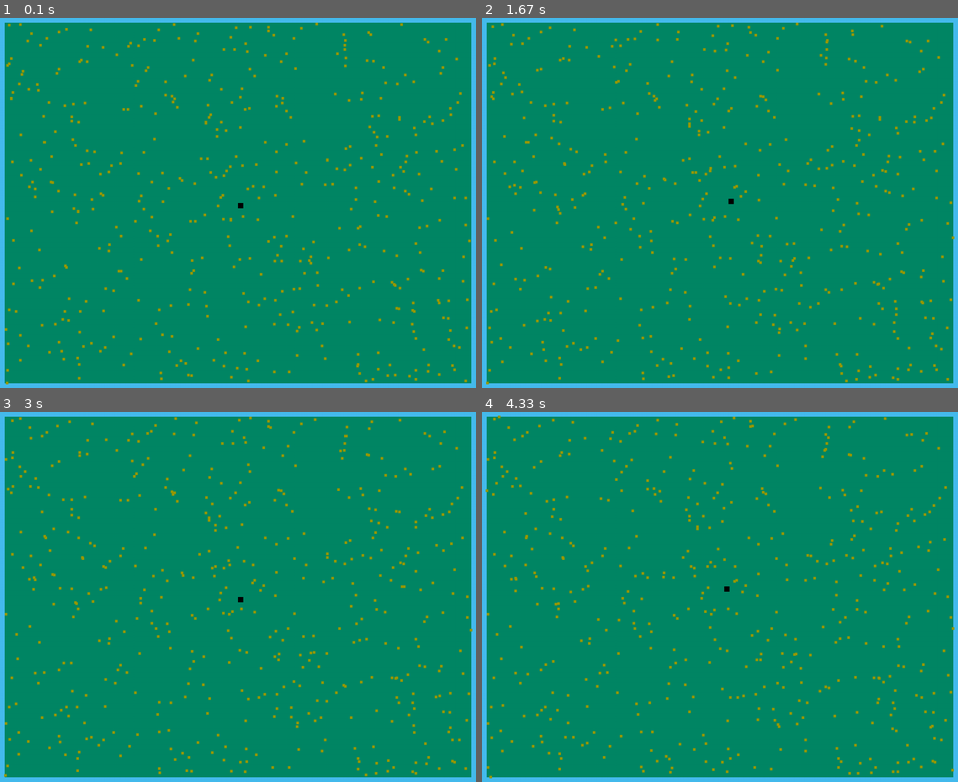
Above: before the commit, frames 1-4 (two rows, left to right).
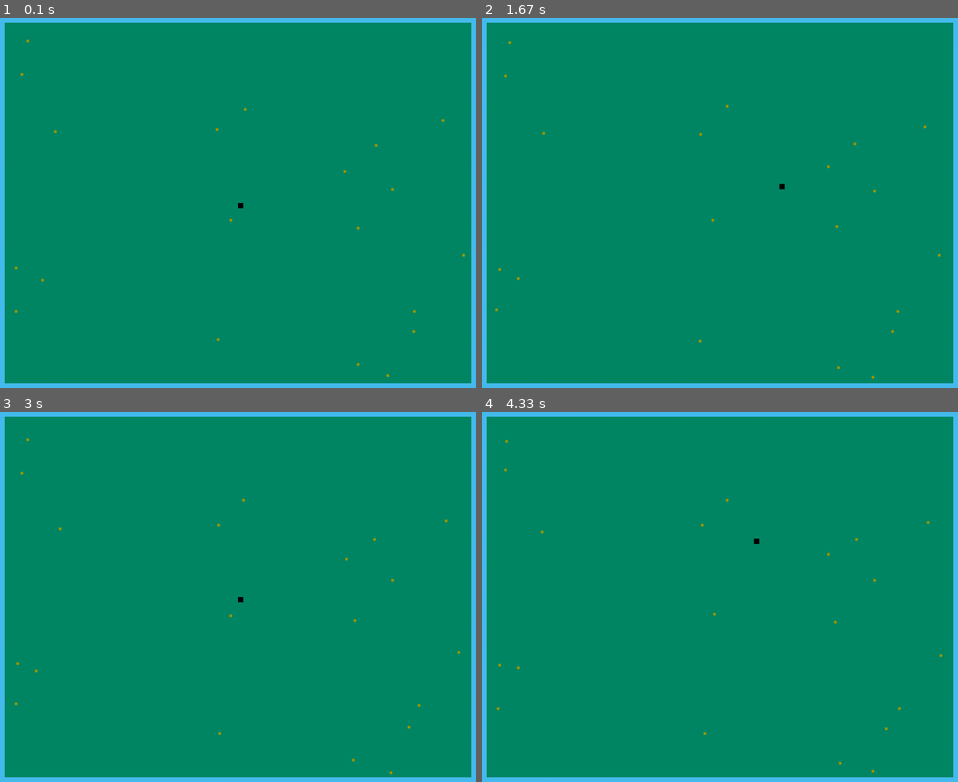
Above: after the commit, the same moments.

Repository: Kristiankaspersen/the-special-pygame
Game: pygame game, started from main.py
The game is run twice, just before and just after one commit, with the same random seed, the same clock (stepped at 60 frames per second) and the same inputs.
Inputs:
- Up to frame 1 (0.1 s): no input
- Up to frame 2 (1.67 s): hold D 0.33-0.8 s; hold W 0.83-1.13 s; hold D 1.17-1.63 s
- Up to frame 3 (3 s): hold A 1.67-2.2 s; hold S 2.23-2.53 s; hold A 2.57-2.97 s
- Up to frame 4 (4.33 s): hold Shift 3-3.37 s; hold W 3-3.37 s; hold W 3.4-3.77 s; hold D from 3.8 s (still down)

The runs differ from the first frame. In frame 1, 2.5% of the frame differs, in the area x 0-99%, y 1-100%; in frame 2, 2.7%; in frame 3, 2.6%; in frame 4, 2.7%, in the area x 0-100%, y 0-100%.

Commit message:
Major player movement improvements

Diff:
--- a/island.py
+++ b/island.py
@@ -3,6 +3,7 @@
 class Island:
     all = []
     def __init__(self, x, y, width, height):
+        self.offset = x
         self.x = x
         self.y = y
         self.width = width
--- a/main.py
+++ b/main.py
@@ -21,35 +21,27 @@
 
 # Useful variables
 middle_spawn = [width/2,height/2]
+island_offset = 60                  #Distance from edge of screen to island
 
 # Spawn Player and Main Island
-player = Player("Geir", 4, 10, middle_spawn[0], middle_spawn[1], 10, 10)
-main_island = Island(60, 60, width - 60*2, height - 60*2 )
+player = Player("Geir", 5, 10, middle_spawn[0], middle_spawn[1], 10, 10)
+main_island = Island(island_offset, island_offset, width - island_offset*2, height - island_offset*2 )
 
 # Spawn Baboons
-for x in range(500):
-    Baboon(random.randint(main_island.x, main_island.width+60-5), random.randint(main_island.y, main_island.height+60-5), 3, 100, 5, 5, 5)
+for x in range(20):
+    Baboon(random.randint(main_island.x, main_island.width+island_offset-5), random.randint(main_island.y, main_island.height+island_offset-5), 3, 100, 5, 5, 5)
 
 running = True
 while running:
     #FPS
-    clock.tick(30)
+    clock.tick(60)
 
     for event in pygame.event.get():
         if event.type == pygame.QUIT:
             running = False
 
-        #Player Movement
-        keys = pygame.key.get_pressed()
-        if keys[pygame.K_a] and player.x > main_island.x:
-            player.x -= player.speed
-        if keys[pygame.K_w] and player.y > main_island.y:
-            player.y -= player.speed
-        if keys[pygame.K_d] and player.x + player.width < main_island.x + main_island.width:
-            player.x += player.speed
-        if keys[pygame.K_s] and player.y + player.height < main_island.y + main_island.height:
-            player.y += player.speed
-
+    #Player Movement
+    player.move(main_island)
 
     screen.fill((70,188,239))                           #Simple water covering the entire screen
     #screen.blit(water_surface,(0,0))                   #Testing realistic water
@@ -62,5 +54,4 @@
     for animal in Animal.all:
         animal.draw_animal(screen)
 
-
     pygame.display.update()
--- a/player.py
+++ b/player.py
@@ -1,4 +1,5 @@
 import pygame
+import math
 
 class Player:
     all = []
@@ -20,5 +21,37 @@
     def attack(self):
         pass
 
-    def move(self):
-        pass
+
+    def move(self, island):
+        keys = pygame.key.get_pressed()
+        if keys[pygame.K_a]:
+            if keys[pygame.K_LSHIFT]:
+                self.x -= math.floor(self.speed/2 * 1.5)
+            else:
+                self.x -= math.floor(self.speed/2)
+            if self.x < island.x:
+                self.x = island.x
+
+        if keys[pygame.K_w]:
+            if keys[pygame.K_LSHIFT]:
+                self.y -= math.floor(self.speed/2 * 1.5)
+            else:
+                self.y -= math.floor(self.speed/2)
+            if self.y < island.y:
+                self.y = island.y
+
+        if keys[pygame.K_d]:
+            if keys[pygame.K_LSHIFT]:
+                self.x += math.floor(self.speed/2 * 1.5)
+            else:
+                self.x += math.floor(self.speed/2)
+            if self.x + self.width > island.width + island.offset:
+                self.x = island.width + island.offset - self.width
+
+        if keys[pygame.K_s]:
+            if keys[pygame.K_LSHIFT]:
+                self.y += math.floor(self.speed/2 * 1.5)
+            else:
+                self.y += math.floor(self.speed/2)
+            if self.y + self.height > island.height + island.offset:
+                self.y = island.height + island.offset - self.height
